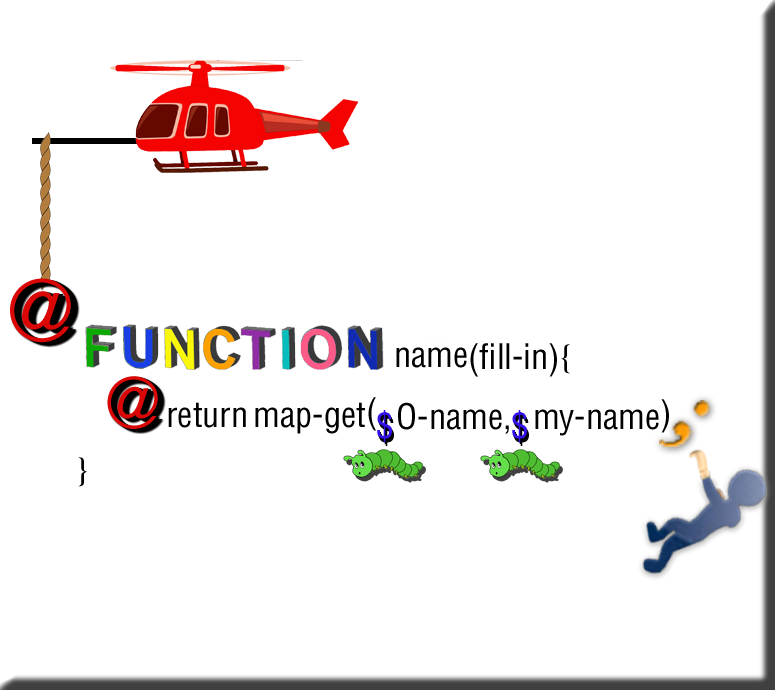
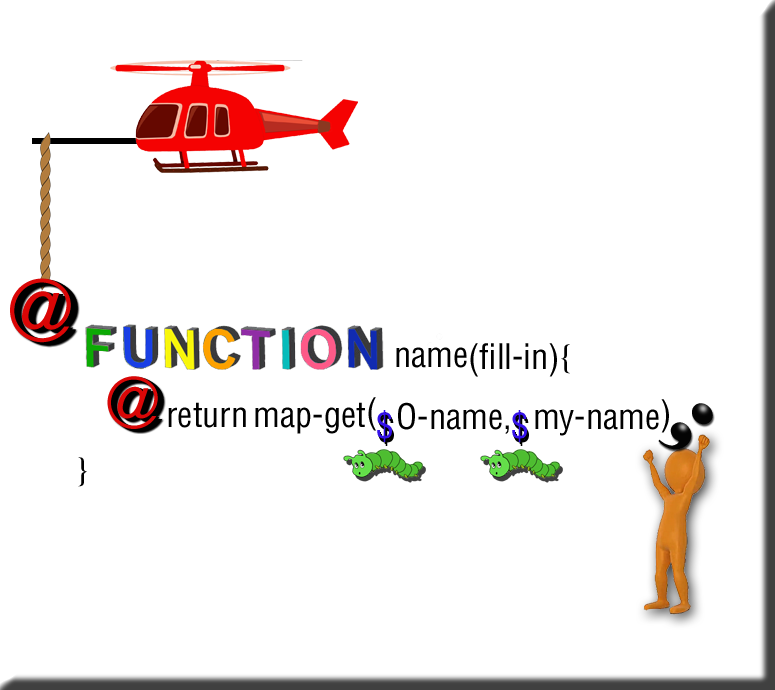
Revision of a layered 775x690 image; what changed, layer by layer:
added layer "Layer 9 copy" above "Layer 9" over [left=695, top=400, right=711, bottom=417]
added layer "Layer 9" above ";" over [left=675, top=420, right=690, bottom=434]
added layer ";" above "Layer 8" over [left=658, top=403, right=713, bottom=450]
renamed "Layer 5" to "Layer 7", painted on it over [left=637, top=434, right=772, bottom=616]
removed layer "Layer 1" over [left=659, top=400, right=710, bottom=447]
